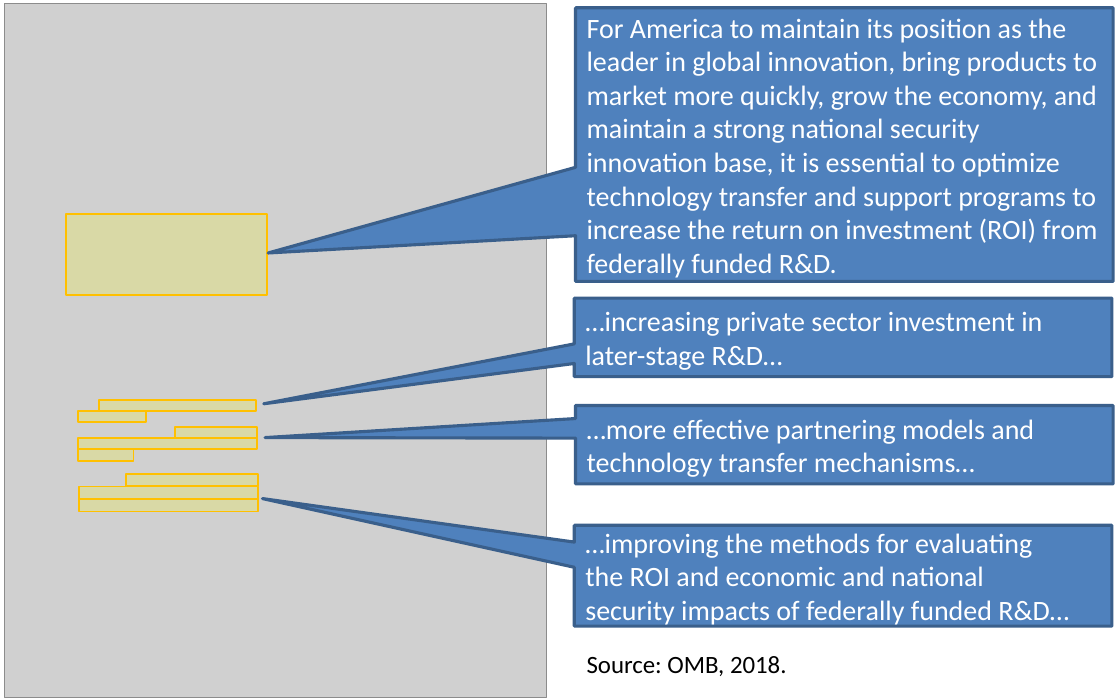
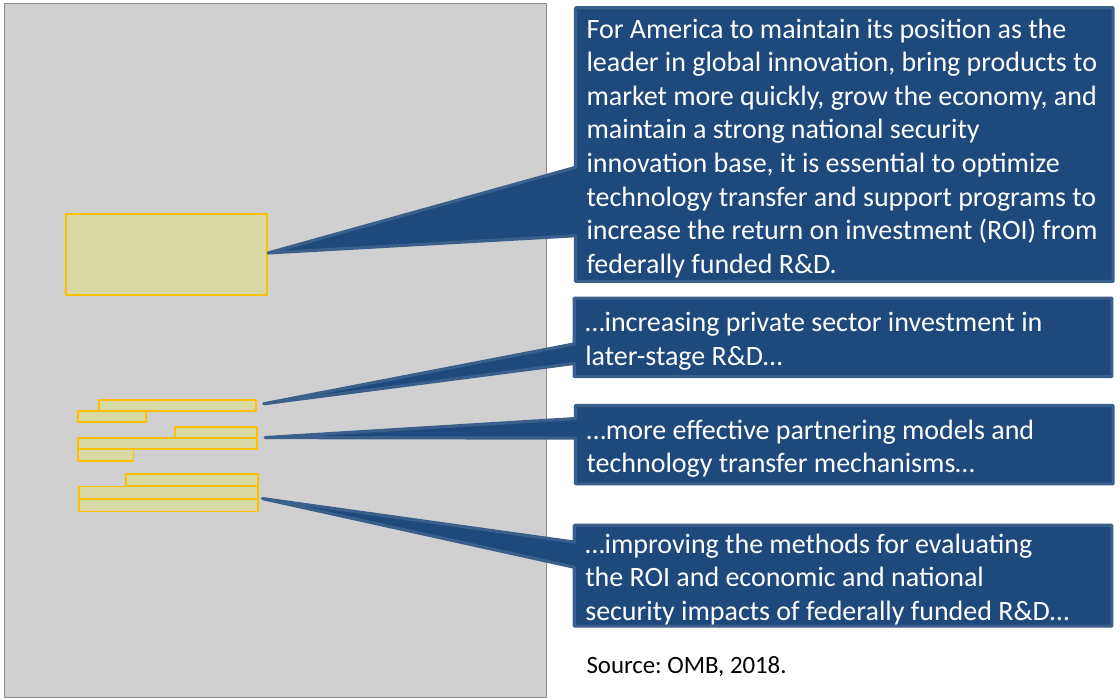
Before and after one commit to SLU-Courses-Townes/SOC5600, a slide deck: slide 5 of FinalProject/Presentation/Townes_SOC5600_FinalProject_Presentation.pptx. Drawn at 1120x700 pixels with LibreOffice and Linux fonts; fonts in the diff are those of the drawing; grey boxes stand for pictures; background and template pictures are left out. Boxes give left, top, right and bottom in pixels: in the first picture for what was removed or moved away, otherwise in the second. Text is boxed around its words. In the diff, an @@ line names an element or a change of style, - is before the commit and + after.

```diff
--- a/FinalProject/Presentation/Townes_SOC5600_FinalProject_Presentation.pptx
+++ b/FinalProject/Presentation/Townes_SOC5600_FinalProject_Presentation.pptx
@@ fill #4F81BD to #1F497D in 4 elements at [576, 8, 1113, 281], [575, 298, 1112, 376], [576, 405, 1113, 484], [575, 525, 1112, 626] @@
```
Also in this commit, not shown: 10 other slides changed.
